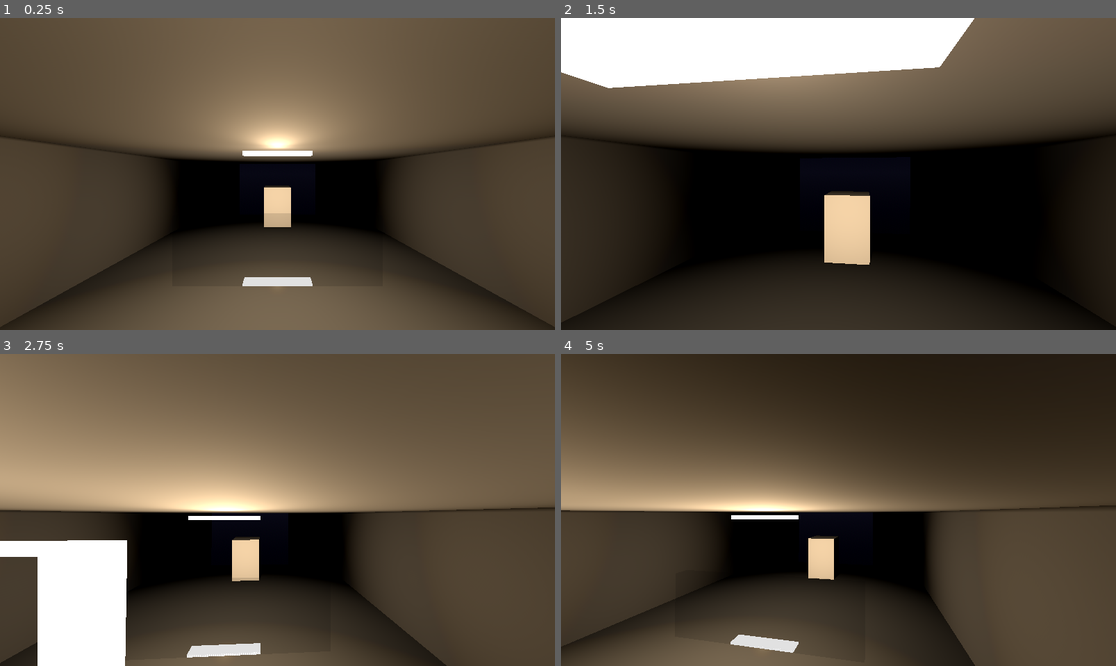
Above: before the commit, frames 1-4 (two rows, left to right).
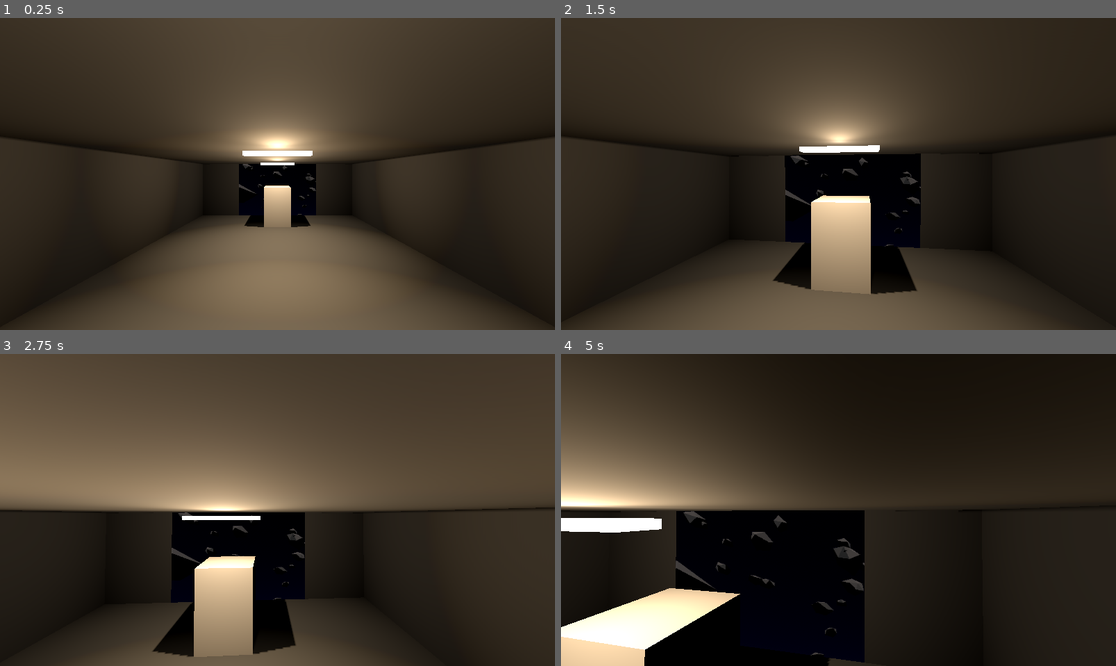
Above: after the commit, the same moments.

Repository: cbcom-wq/whoknows
Game: Godot game, scene res://scenes/flight_test.tscn
Same seed, same stepped clock (60 frames per second), same inputs: the game is played once before the commit and once after it.
Inputs (mouse positions are in pixels of both pictures, inside the frame that each line leads up to):
- Up to frame 1 (0.25 s): no input
- Up to frame 2 (1.5 s): tap Enter at 0.5 s; move the mouse to (866, 174) at 0.52 s; hold Space (boost) 0.53-1.28 s; hold W (move_forward) from 0.53 s (still down); click (866, 174) at 0.67 s; move the mouse to (810, 174) at 1.27 s; tap Ctrl (crouch) at 1.35 s
- Up to frame 3 (2.75 s): keep holding W (move_forward); move the mouse to (288, 503) at 2.02 s; hold V (cycle_camera) from 2.03 s (still down)
- Up to frame 4 (5 s): keep holding W (move_forward); move the mouse to (832, 516) at 2.77 s; release V (cycle_camera) at 2.78 s; tap F (interact) at 2.85 s; click (832, 516) at 2.92 s; tap Space (boost) at 3.5 s; move the mouse to (877, 513) at 3.52 s; hold Shift (sprint) 3.53-4.28 s; move the mouse to (794, 506) at 4.27 s; tap Z (toggle_assist) at 4.35 s

The runs differ from the first frame. In frame 1, 72% of the frame differs, in the area x 0-100%, y 0-100%; in frame 2, 63%; in frame 3, 69%; in frame 4, 57%.

Commit message:
feat: add a debris field and wire the cockpit canopy
Task 6c. Debris: DebrisField (MultiMeshInstance3D, seed/count/radius
exports) scatters 700 jittered-icosahedron rocks (5-40m, ~272m average
spacing) in a 1500m sphere around the arena origin, no collision, render
layer 1. Canopy: SubViewport (own_world_3d off) + CanopyCam (cull_mask
layer 1) under Ship, driven by a script-free RemoteTransform3D on
Ship/Exterior at the bridge; the interior window pane's material now
shows CanopyCam's live ViewportTexture feed instead of the SkySphere.

Also fixes a Godot 4.5.1 tscn-parser defect found while building this:
a '#' comment adjacent to a property or node tag inside a [node]/
[sub_resource] block silently drops that property (or, for a
comment-only block, the next node entirely) with no error output.
Removed every such comment from flight_test.tscn, mine and pre-existing
alike -- this also fixes Window's collider position (the gap seal was
silently unsealed), CeilingLight1's position, Gradient_starfield's
offsets, and SkySphere never having been added to the tree at all since
Task 6. Full inventory and repro steps in task-6c-report.md.

Co-Authored-By: Claude Opus 5 <noreply@anthropic.com>

Diff:
--- a/who-knows/scenes/flight_test.tscn
+++ b/who-knows/scenes/flight_test.tscn
@@ -7,6 +7,7 @@
 [ext_resource type="Script" path="res://src/avatar/pilot_seat.gd" id="5_pilot_seat"]
 [ext_resource type="Script" path="res://src/camera/camera_director.gd" id="6_camera_director"]
 [ext_resource type="Script" path="res://src/camera/motion_coupling.gd" id="7_motion_coupling"]
+[ext_resource type="Script" path="res://src/world/debris_field.gd" id="8_debris_field"]
 
 [sub_resource type="ProceduralSkyMaterial" id="ProceduralSkyMaterial_flighttest"]
 sky_top_color = Color(0.02, 0.02, 0.05, 1)
@@ -52,9 +53,6 @@
 size = Vector3(3, 2, 0.2)
 
 [sub_resource type="Gradient" id="Gradient_starfield"]
-# Cellular noise returns low values right at each cell's feature point and
-# rises quickly away from it, so a narrow white band near 0 with a fast
-# falloff to black reads as sparse, pinpoint stars rather than clouds.
 offsets = PackedFloat32Array(0, 0.04, 0.12)
 colors = PackedColorArray(1, 1, 1, 1, 1, 1, 1, 1, 0, 0, 0, 1)
 
@@ -101,9 +99,14 @@
 [sub_resource type="StandardMaterial3D" id="StandardMaterial3D_deck"]
 albedo_color = Color(0.19, 0.195, 0.2, 1)
 
-[sub_resource type="StandardMaterial3D" id="StandardMaterial3D_window"]
-transparency = 1
-albedo_color = Color(0.55, 0.65, 0.7, 0.12)
+[sub_resource type="ViewportTexture" id="ViewportTexture_canopy"]
+resource_local_to_scene = true
+viewport_path = NodePath("Ship/Canopy")
+
+[sub_resource type="StandardMaterial3D" id="StandardMaterial3D_canopy"]
+resource_local_to_scene = true
+shading_mode = 0
+albedo_texture = SubResource("ViewportTexture_canopy")
 
 [sub_resource type="BoxMesh" id="BoxMesh_light_strip"]
 size = Vector3(1, 0.06, 0.2)
@@ -124,6 +127,9 @@
 shadow_enabled = true
 light_cull_mask = 1
 
+[node name="DebrisField" type="MultiMeshInstance3D" parent="."]
+script = ExtResource("8_debris_field")
+
 [node name="Ship" type="Node3D" parent="."]
 script = ExtResource("1_ship")
 
@@ -141,10 +147,22 @@
 transform = Transform3D(1, 0, 0, 0, 1, 0, 0, 0, 1, 0, 4, 18)
 current = false
 
+[node name="CanopyRemote" type="RemoteTransform3D" parent="Ship/Exterior"]
+position = Vector3(0, 0.5, -5)
+remote_path = NodePath("../../Canopy/CanopyCam")
+
 [node name="FlightComputer" type="Node" parent="Ship"]
 script = ExtResource("3_flight_computer")
 hull_path = NodePath("../Exterior")
 
+[node name="Canopy" type="SubViewport" parent="Ship"]
+size = Vector2i(1024, 512)
+render_target_update_mode = 4
+
+[node name="CanopyCam" type="Camera3D" parent="Ship/Canopy"]
+current = true
+cull_mask = 1
+
 [node name="Interior" type="Node3D" parent="Ship"]
 
 [node name="Floor" type="StaticBody3D" parent="Ship/Interior"]
@@ -199,11 +217,6 @@
 material_override = SubResource("StandardMaterial3D_wall")
 
 [node name="Window" type="StaticBody3D" parent="Ship/Interior"]
-# Physically seals the 3m gap left between WallN's two pillars. Without
-# this, the gap in the collider is a gap the avatar can walk (or crawl)
-# straight through into deep interior space, with no floor beyond z=-5 to
-# catch them. Sealed floor-to-ceiling; see task-6-report.md for why this
-# and WallN's pillars aren't a single centered 3m x 1.5m cutout.
 position = Vector3(0, 1, -5)
 collision_layer = 2
 collision_mask = 0
@@ -212,13 +225,10 @@
 shape = SubResource("BoxShape3D_window")
 
 [node name="MeshInstance3D" type="MeshInstance3D" parent="Ship/Interior/Window"]
-# Transparent glass, not the seal — collision still comes entirely from
-# the CollisionShape3D above. cast_shadow off so the pane doesn't throw
-# an opaque shadow rectangle across the deck from the ceiling practicals.
 layers = 2
 cast_shadow = 0
 mesh = SubResource("BoxMesh_window")
-material_override = SubResource("StandardMaterial3D_window")
+material_override = SubResource("StandardMaterial3D_canopy")
 
 [node name="WallS" type="StaticBody3D" parent="Ship/Interior"]
 position = Vector3(0, 1, 5)
@@ -260,11 +270,6 @@
 material_override = SubResource("StandardMaterial3D_wall")
 
 [node name="CeilingLight1" type="OmniLight3D" parent="Ship/Interior"]
-# Practicals per §11 — dim, pooled light with shadowed corners, not a
-# flat ambient wash. Three fixtures spaced along the room's long axis
-# (z), deliberately not reaching the window (z=-5) or the back wall
-# (z=5), so both ends stay dim. cull_mask restricted to the interior
-# render layer so this can never bleed onto exterior geometry.
 position = Vector3(0, 1.9, -3)
 light_color = Color(1, 0.87, 0.7, 1)
 light_energy = 4.0
@@ -304,10 +309,6 @@
 material_override = SubResource("StandardMaterial3D_light_strip")
 
 [node name="SkyPivot" type="Node3D" parent="Ship/Interior"]
-# Visual only, no collider. Left at the default local transform (identity)
-# so its global position always equals Interior's — MotionCoupling only
-# ever writes global_basis (rotation), never touches the origin, so the
-# 5km interior-slot offset never displaces it.
 
 [node name="SkySphere" type="MeshInstance3D" parent="Ship/Interior/SkyPivot"]
 layers = 2
--- /dev/null
+++ b/who-knows/src/world/debris_field.gd
@@ -0,0 +1,132 @@
+class_name DebrisField
+extends MultiMeshInstance3D
+
+## Scatters a fixed field of low-poly rocks through the exterior arena, so
+## the hull has something to fly past. Added after the Phase A walkthrough
+## found that flight is invisible: stars sit at infinity and never
+## parallax, so flying past nothing looks exactly like sitting still.
+##
+## Deterministic from `seed` alone -- same seed, same field, every run, so
+## a tester comparing two sessions is comparing the same debris, not two
+## different random draws.
+##
+## No collision: these exist to be looked at, not flown into. A hull that
+## clips a rock at 100 m/s during a feel test teaches nothing except
+## annoyance -- Slice 2 is where debris impacts get interesting.
+## MultiMeshInstance3D carries no collision shape of its own, so this is
+## true by construction; nothing here adds one.
+##
+## Render layer 1 (exterior) only, so the directional light lights these
+## and the interior practicals (layer 2, 5 km away besides) never can.
+
+## Rock size range in metres -- this is the per-instance uniform scale
+## applied to the shared unit-ish rock mesh, not a separate parameter.
+const MIN_ROCK_METRES := 5.0
+const MAX_ROCK_METRES := 40.0
+
+## Nothing scatters closer to the field's centre than this. `Ship.exterior`
+## spawns at the world origin (Task 2), so keeping this clearance around
+## the origin -- comfortably past the hull's half-diagonal (~7.3 m for the
+## 8x4x12 box) plus the largest possible rock radius (40 m) -- keeps a rock
+## from ever landing on top of the ship at spawn.
+const CLEARANCE_METRES := 80.0
+
+## How much the base rock shape's vertices are pushed in/out from a unit
+## sphere, so the shared mesh reads as an irregular rock rather than a
+## faceted ball.
+const ROCK_JITTER := 0.35
+
+@export var seed: int = 1337
+@export var count: int = 700
+@export var radius: float = 1500.0
+
+func _ready() -> void:
+	layers = 1
+	var rng := RandomNumberGenerator.new()
+	rng.seed = seed
+	multimesh = _build_multimesh(rng)
+
+func _build_multimesh(rng: RandomNumberGenerator) -> MultiMesh:
+	var mm := MultiMesh.new()
+	mm.transform_format = MultiMesh.TRANSFORM_3D
+	mm.mesh = _build_rock_mesh(rng)
+	mm.instance_count = count
+	for i in count:
+		var position := _scatter_point(rng)
+		var rotation := Basis.from_euler(Vector3(
+			rng.randf_range(0.0, TAU), rng.randf_range(0.0, TAU), rng.randf_range(0.0, TAU)
+		))
+		var rock_scale := rng.randf_range(MIN_ROCK_METRES, MAX_ROCK_METRES)
+		mm.set_instance_transform(i, Transform3D(rotation.scaled(Vector3.ONE * rock_scale), position))
+	return mm
+
+## Uniform-in-a-sphere via rejection sampling (reject points outside the
+## unit ball, then scale by `radius`), with `CLEARANCE_METRES` rejected
+## around the centre so nothing spawns on the hull. The rejection rate is
+## the clearance sphere's tiny share of the unit ball's volume, so this
+## resolves in a handful of iterations in practice; the bounded loop (with
+## a logged fallback) is only there so a misconfigured `radius` smaller
+## than `CLEARANCE_METRES` fails loudly instead of hanging forever.
+func _scatter_point(rng: RandomNumberGenerator) -> Vector3:
+	for _attempt in 10000:
+		var p := Vector3(
+			rng.randf_range(-1.0, 1.0), rng.randf_range(-1.0, 1.0), rng.randf_range(-1.0, 1.0)
+		)
+		if p.length_squared() > 1.0:
+			continue
+		var point := p * radius
+		if point.length() < CLEARANCE_METRES:
+			continue
+		return point
+	push_error("DebrisField: radius %f leaves no room outside CLEARANCE_METRES %f" % [radius, CLEARANCE_METRES])
+	return Vector3(radius, 0.0, 0.0)
+
+## One low-poly rock, shared by every instance via MultiMesh: an
+## icosahedron with each vertex's radius jittered outward or inward, built
+## with hard per-face normals (three unique vertices per triangle, all
+## sharing that triangle's own normal) so it renders flat-shaded with hard
+## edges -- the same look Task 6b's interior shell uses, no textures.
+func _build_rock_mesh(rng: RandomNumberGenerator) -> ArrayMesh:
+	var phi := (1.0 + sqrt(5.0)) / 2.0
+	var corners := [
+		Vector3(-1, phi, 0), Vector3(1, phi, 0), Vector3(-1, -phi, 0), Vector3(1, -phi, 0),
+		Vector3(0, -1, phi), Vector3(0, 1, phi), Vector3(0, -1, -phi), Vector3(0, 1, -phi),
+		Vector3(phi, 0, -1), Vector3(phi, 0, 1), Vector3(-phi, 0, -1), Vector3(-phi, 0, 1),
+	]
+	var faces := [
+		[0, 11, 5], [0, 5, 1], [0, 1, 7], [0, 7, 10], [0, 10, 11],
+		[1, 5, 9], [5, 11, 4], [11, 10, 2], [10, 7, 6], [7, 1, 8],
+		[3, 9, 4], [3, 4, 2], [3, 2, 6], [3, 6, 8], [3, 8, 9],
+		[4, 9, 5], [2, 4, 11], [6, 2, 10], [8, 6, 7], [9, 8, 1],
+	]
+
+	var jittered: Array[Vector3] = []
+	for corner in corners:
+		var jitter := 1.0 + rng.randf_range(-ROCK_JITTER, ROCK_JITTER)
+		jittered.append(corner.normalized() * jitter)
+
+	var positions := PackedVector3Array()
+	var normals := PackedVector3Array()
+	for face in faces:
+		var a: Vector3 = jittered[face[0]]
+		var b: Vector3 = jittered[face[1]]
+		var c: Vector3 = jittered[face[2]]
+		var face_normal := (b - a).cross(c - a).normalized()
+		positions.append_array(PackedVector3Array([a, b, c]))
+		normals.append_array(PackedVector3Array([face_normal, face_normal, face_normal]))
+
+	var arrays: Array = []
+	arrays.resize(Mesh.ARRAY_MAX)
+	arrays[Mesh.ARRAY_VERTEX] = positions
+	arrays[Mesh.ARRAY_NORMAL] = normals
+
+	var mesh := ArrayMesh.new()
+	mesh.add_surface_from_arrays(Mesh.PRIMITIVE_TRIANGLES, arrays)
+	mesh.surface_set_material(0, _rock_material())
+	return mesh
+
+func _rock_material() -> StandardMaterial3D:
+	var mat := StandardMaterial3D.new()
+	mat.albedo_color = Color(0.22, 0.2, 0.19)
+	mat.roughness = 1.0
+	return mat
Not shown: 1 places in who-knows/scenes/flight_test.tscn that only renumber resources
Not shown, added: who-knows/src/world/debris_field.gd.uid
Not shown, added: who-knows/test/unit/test_input_map.gd.uid
